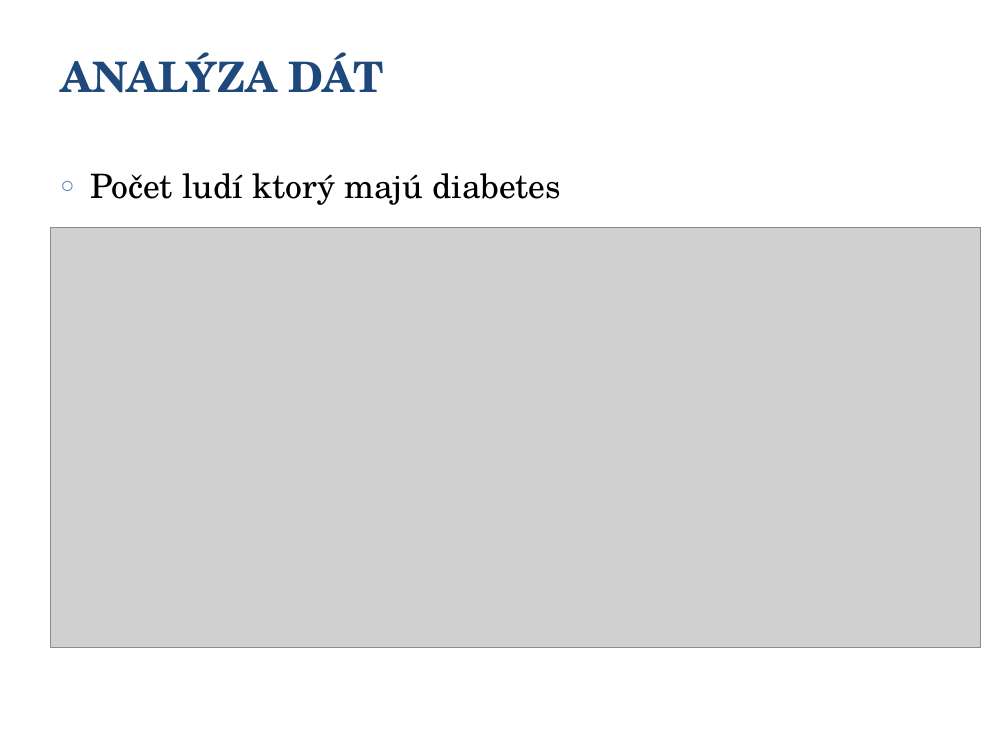
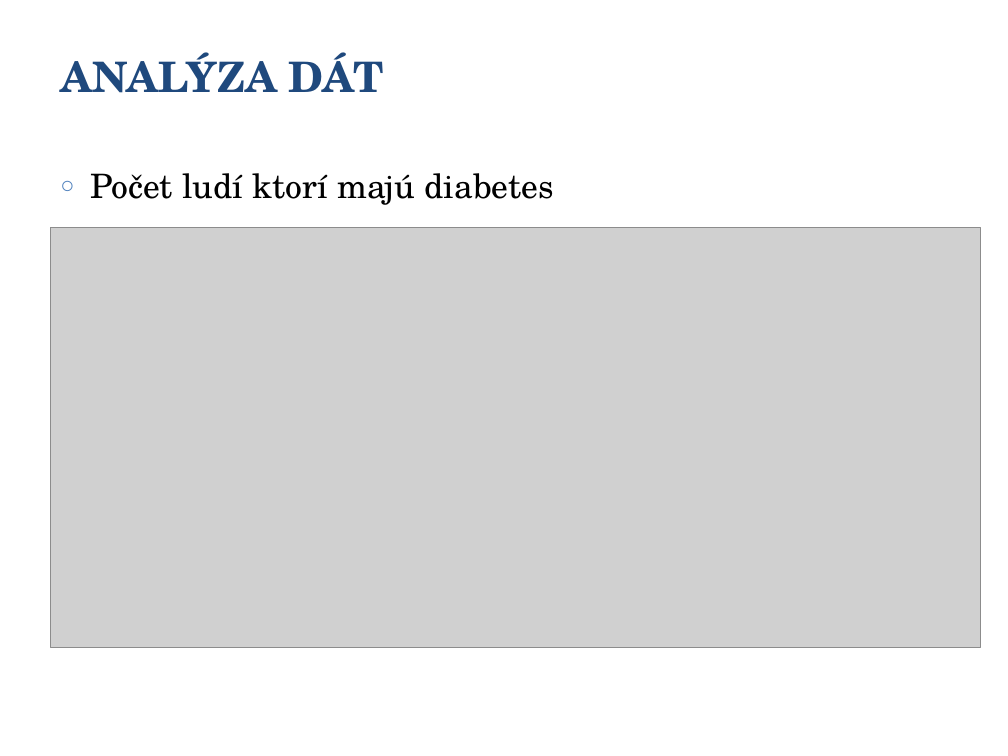
Before and after one commit to georgeob/Mate_NS2020, a slide deck: slide 5 of presentation.ppt. Drawn at 1008x756 pixels with LibreOffice and Linux fonts; fonts in the diff are those of the drawing; grey boxes stand for pictures. Boxes give left, top, right and bottom in pixels: in the first picture for what was removed or moved away, otherwise in the second. Text is boxed around its words. In the diff, an @@ line names an element or a change of style, - is before the commit and + after.

```diff
--- a/presentation.ppt
+++ b/presentation.ppt
@@ text at (x1=90, y1=173, x2=554, y2=205): text changed @@
-○ Počet ludí ktorý majú diabetes
+○ Počet ludí ktorí majú diabetes
```
Also in this commit, not shown: 1 other slide changed, 2 other files.
